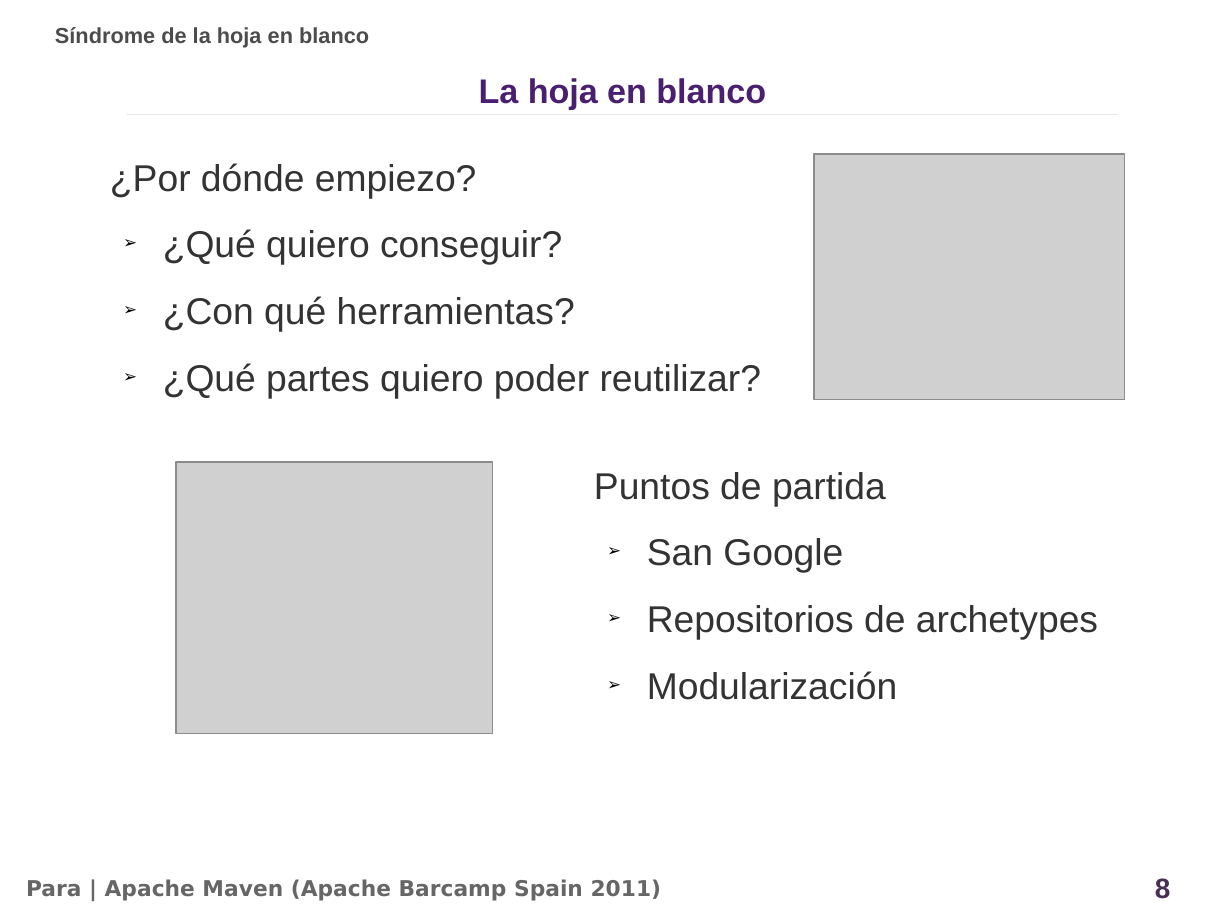
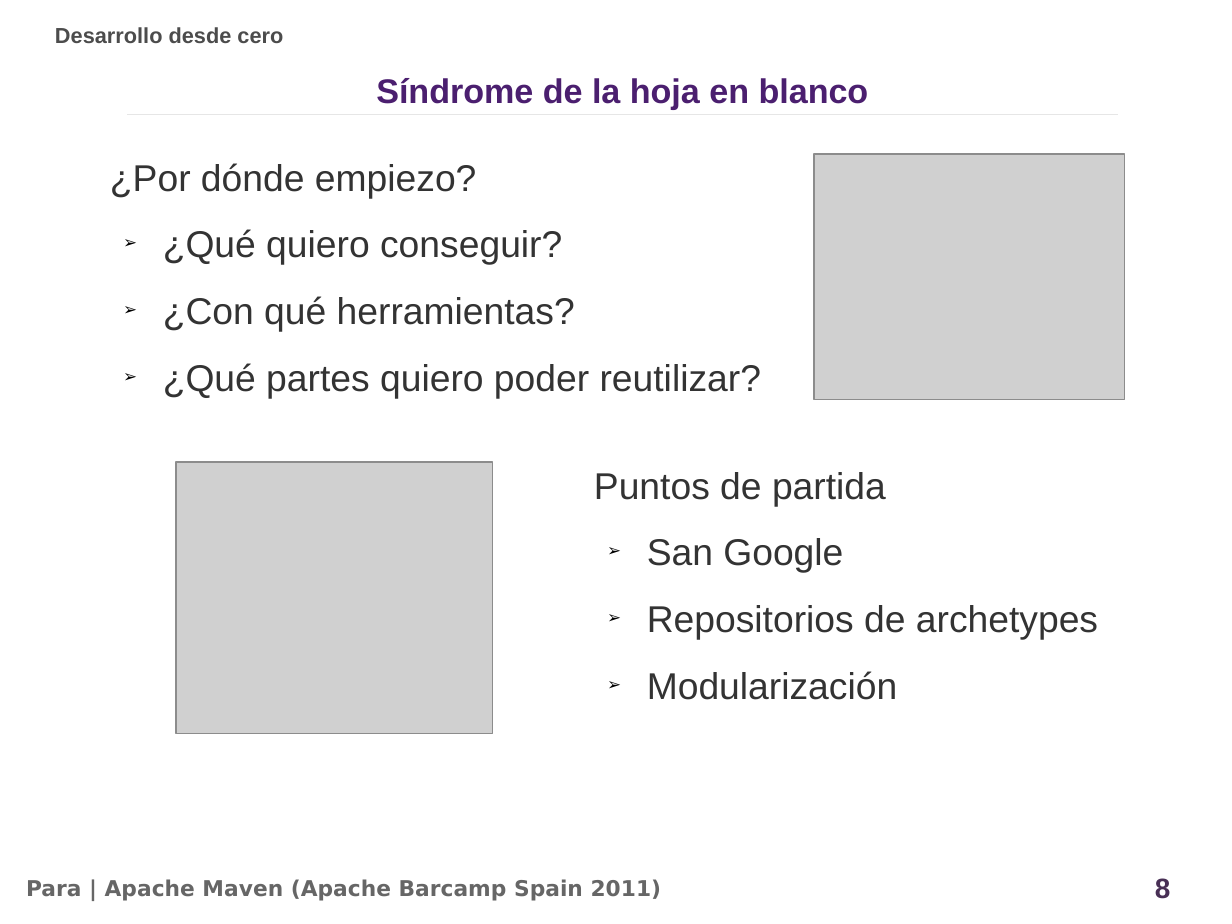
Before and after one commit to alediator/barcamp-maven, a slide deck: slide 8 of doc/slideshare.odp. Drawn at 1232x924 pixels with LibreOffice and Linux fonts; fonts in the diff are those of the drawing; grey boxes stand for pictures; background and template pictures are left out. Boxes give left, top, right and bottom in pixels: in the first picture for what was removed or moved away, otherwise in the second. Text is boxed around its words. In the diff, an @@ line names an element or a change of style, - is before the commit and + after.

```diff
--- a/doc/slideshare.odp
+++ b/doc/slideshare.odp
@@ text at <box>55,27,283,43</box>: text changed @@
-Síndrome de la hoja en blanco
+Desarrollo desde cero
@@ text at <box>376,78,869,109</box>: text changed @@
-La hoja en blanco
+Síndrome de la hoja en blanco
```
Also in this commit, not shown: 7 other slides changed, 2 slides added, 55 other files.
